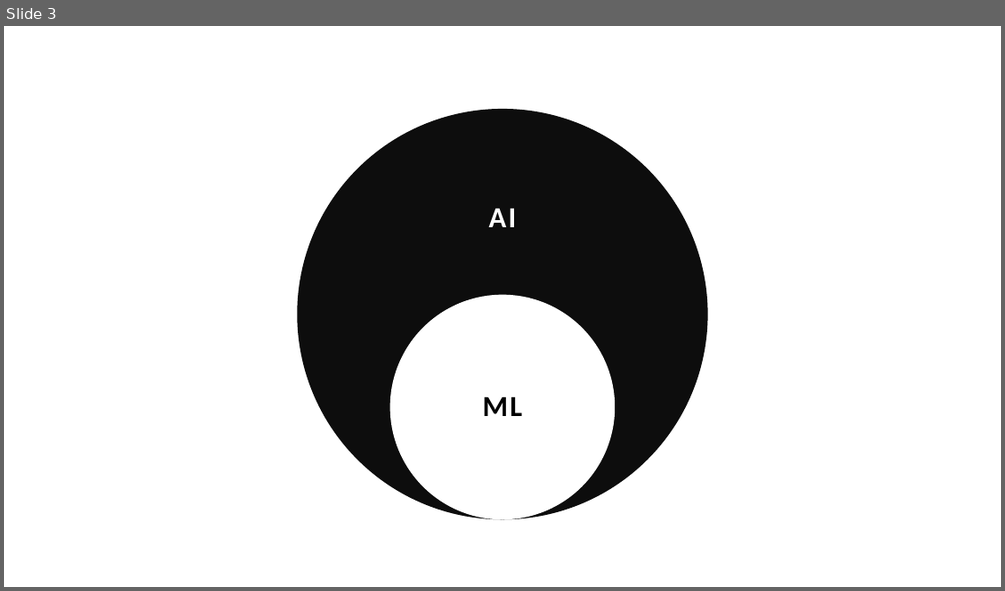
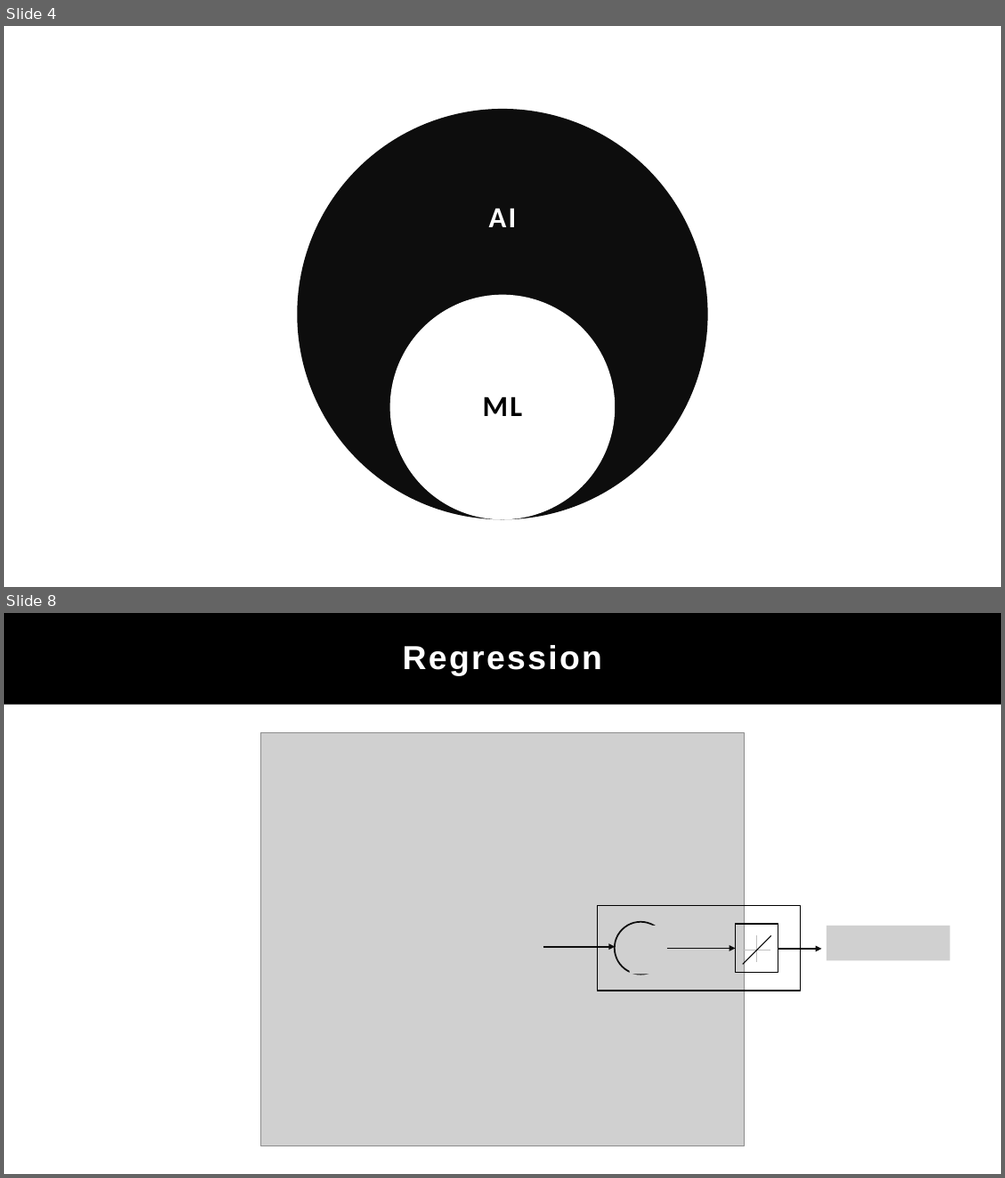
Before and after one commit to parangeomkar/stm32, a slide deck: ppt.pptx. Shown one above the other, each under a label of ours: slide 3 before the commit, slides 4 and 8 after it; the slides between them are not shown. The pictures are 1005x591 and 1005x1178 pixels, drawn with LibreOffice and Linux fonts; fonts in the diff are those of the drawing; grey boxes stand for pictures. Boxes give left, top, right and bottom in pixels: in the first picture for what was removed or moved away, otherwise in the second. Text is boxed around its words. In the diff, an @@ line names an element or a change of style, - is before the commit and + after.

```diff
--- a/ppt.pptx
+++ b/ppt.pptx
@@ slide 8 added at (x1=4, y1=613, x2=1001, y2=1174), background #FFFFFF @@
@@ rectangle added at (x1=4, y1=613, x2=385, y2=1174), fill #0D0D0D @@
@@ rectangle added at (x1=4, y1=613, x2=502, y2=1174), fill #FFFFFF @@
@@ rectangle added at (x1=4, y1=613, x2=1001, y2=705), fill #000000 @@
@@ text added at (x1=403, y1=645, x2=602, y2=676), 32 pt, text #FFFFFF, bold @@
+Regression
@@ picture added at (x1=261, y1=732, x2=744, y2=1146) @@
@@ picture added at (x1=406, y1=828, x2=507, y2=865) @@
@@ picture added at (x1=554, y1=904, x2=584, y2=939) @@
@@ rectangle added at (x1=598, y1=906, x2=801, y2=990), outline #000000 1 pt @@
@@ picture added at (x1=669, y1=915, x2=728, y2=945) @@
@@ picture added at (x1=826, y1=925, x2=950, y2=961) @@
@@ group added at (x1=509, y1=922, x2=822, y2=974): 3 arrows, 3 lines, 2 pictures, 1 ellipse, 1 rectangle @@
@@ what was slide 3 is now slide 4 @@
```
Also in this commit, not shown: 2 slides changed, 9 other slides added, 2 slides removed.
